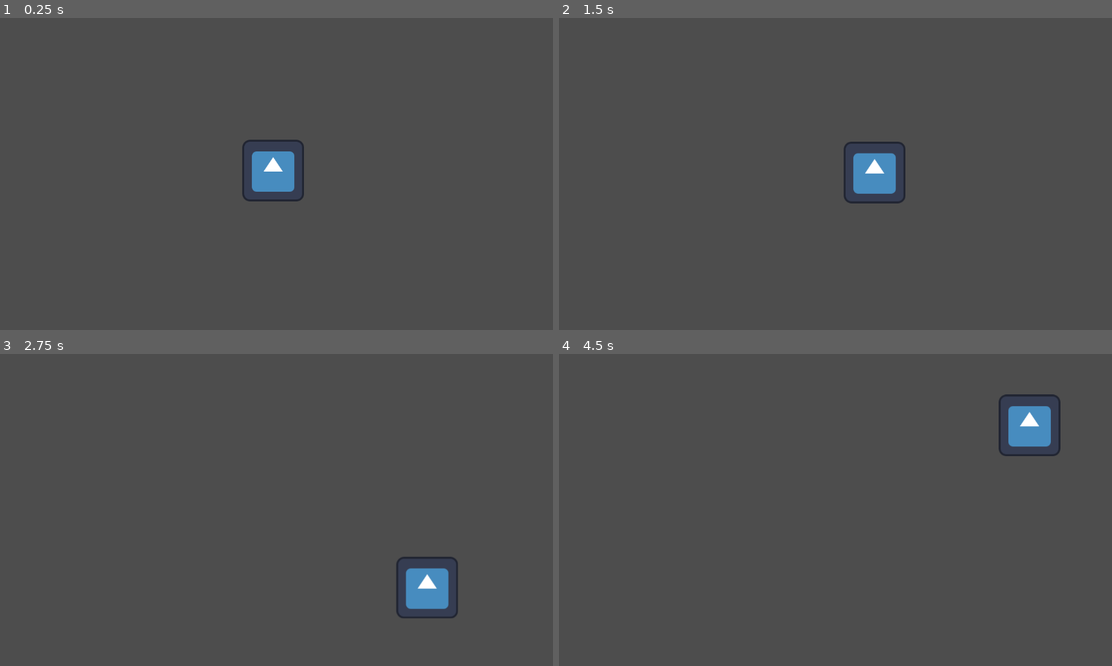
Above: before the commit, frames 1-4 (two rows, left to right).
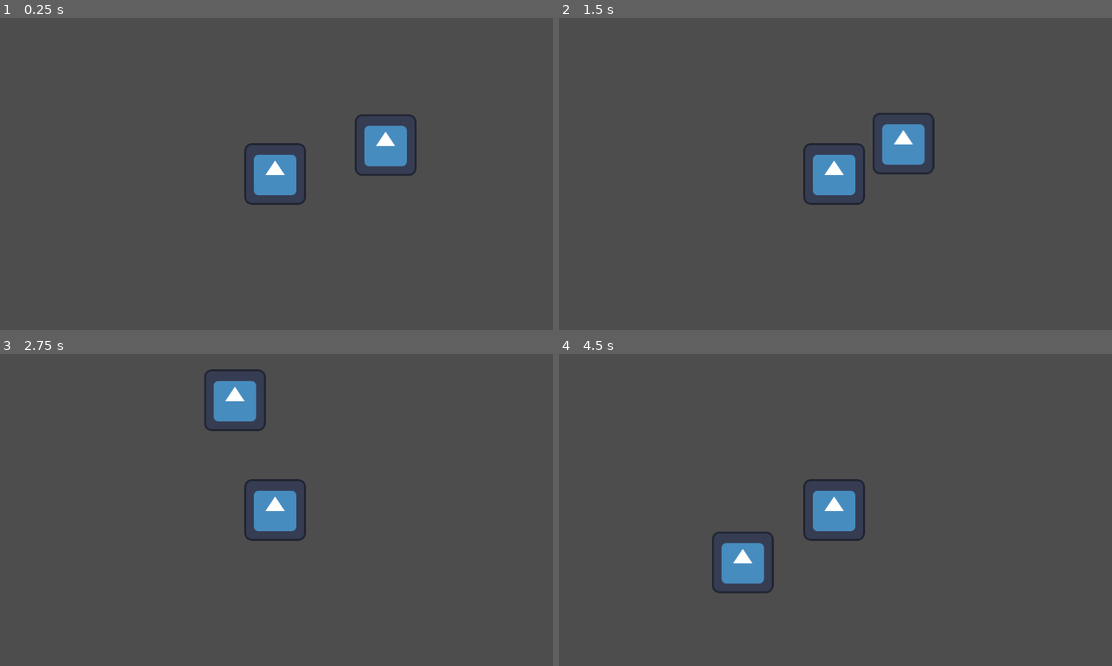
Above: after the commit, the same moments.

Repository: FinalExa/boots
Game: Godot game, scene res://Scenes/test_scene.tscn
Same seed, same stepped clock (60 frames per second), same inputs: the game is played once before the commit and once after it. The engine's default icon, where the game draws it, is replaced by a stand-in: a white triangle on a blue panel in a dark square.
Inputs:
- Up to frame 1 (0.25 s): no input
- Up to frame 2 (1.5 s): tap Enter at 0.5 s; hold D (right) 0.53-1.28 s; hold S (down) from 1.28 s (still down)
- Up to frame 3 (2.75 s): release S (down) at 2.03 s; hold D (right) from 2.03 s (still down)
- Up to frame 4 (4.5 s): release D (right) at 2.78 s; hold W (up) 2.78-3.53 s; hold A (left) from 3.53 s (still down)

The runs differ from the first frame. In frame 1, 2.1% of the frame differs, in the area x 43-76%, y 30-60%; in frame 2, 3.3%; in frame 3, 3.8%; in frame 4, 3.9%, in the area x 27-91%, y 12-77%.

Commit message:
Scripts updated

Diff:
--- /dev/null
+++ b/Player/Scripts/PlayerInputs.gd
@@ -0,0 +1,10 @@
+class_name PlayerInputs
+extends Node
+
+var inputDirection: Vector2
+
+func _process(delta):
+	GetInput()
+
+func GetInput():
+	inputDirection = Input.get_vector("left", "right", "up", "down")
--- a/Player/PlayerMovement.gd
+++ b/Player/Scripts/PlayerMovement.gd
@@ -1,23 +1,23 @@
-extends CharacterBody2D
+class_name PlayerMovements
+extends Node
 
-@export var accelerationPerSecond = 20
-@export var decelerationPerSecond = 10
-@export var rotationSpeedPerSecond = 0.5
-var currentSpeed
-@export var maxSpeed = 2000
-var currentDirection = Vector2(0,0)
-var inputDirection
-var xValue
-var yValue
+@export var playerBody: CharacterBody2D
+@export var playerInputs: PlayerInputs
+
+@export var accelerationPerSecond: float
+@export var decelerationPerSecond: float
+@export var rotationSpeedPerSecond: float
+@export var maxSpeed: float
+var currentSpeed: float
+var currentDirection: Vector2
+var xValue: float
+var yValue: float
 
 func _ready():
 	currentSpeed = 0
 
-func get_input():
-	inputDirection = Input.get_vector("left", "right", "up", "down")
-
 func set_current_speed(delta):
-	if (inputDirection == Vector2.ZERO):
+	if (playerInputs.inputDirection == Vector2.ZERO):
 		currentSpeed-=decelerationPerSecond*delta
 		if (currentSpeed == 0):
 			currentDirection = Vector2.ZERO
@@ -25,42 +25,41 @@
 		currentSpeed+=accelerationPerSecond*delta
 		set_direction(delta)
 	currentSpeed = clamp(currentSpeed, 0, maxSpeed)
-	velocity = currentDirection * currentSpeed
+	playerBody.velocity = currentDirection * currentSpeed
 
 func set_direction(delta):
 	if (currentDirection == Vector2.ZERO):
-		currentDirection=inputDirection
+		currentDirection = playerInputs.inputDirection
 	else:
 		calculate_rotation_direction()
 		set_new_direction(delta)
 
 func set_new_direction(delta):
-	var minXValue
-	var maxXValue
+	var minXValue: float
+	var maxXValue: float
 	if (xValue == -1):
-		minXValue = inputDirection.x
+		minXValue = playerInputs.inputDirection.x
 		maxXValue = 1
 	else:
 		minXValue = -1
-		maxXValue = inputDirection.x
+		maxXValue = playerInputs.inputDirection.x
 	currentDirection.x = clamp(currentDirection.x+(xValue*rotationSpeedPerSecond*delta), minXValue, maxXValue)
 	var minYValue
 	var maxYValue
 	if (yValue == -1):
-		minYValue = inputDirection.y
+		minYValue = playerInputs.inputDirection.y
 		maxYValue = 1
 	else:
 		minYValue = -1
-		maxYValue = inputDirection.y
+		maxYValue = playerInputs.inputDirection.y
 	currentDirection.y = clamp(currentDirection.y+(yValue*rotationSpeedPerSecond*delta), minYValue, maxYValue)
 
 func calculate_rotation_direction():
-	if (currentDirection.x>inputDirection.x): xValue = -1
+	if (currentDirection.x > playerInputs.inputDirection.x): xValue = -1
 	else: xValue = 1
-	if (currentDirection.y>inputDirection.y): yValue = -1
+	if (currentDirection.y > playerInputs.inputDirection.y): yValue = -1
 	else: yValue = 1
 
 func _physics_process(delta):
-	get_input()
 	set_current_speed(delta)
-	move_and_slide()
+	playerBody.move_and_slide()
--- a/Player/player_character.tscn
+++ b/Player/player_character.tscn
@@ -1,18 +1,29 @@
-[gd_scene load_steps=4 format=3 uid="uid://drqsgja5qy8np"]
+[gd_scene load_steps=5 format=3 uid="uid://dqg13lpbwrv7"]
 
-[ext_resource type="Script" path="res://Player/PlayerMovement.gd" id="1_h2t1a"]
+[ext_resource type="Script" path="res://Player/Scripts/PlayerMovement.gd" id="1_n46fh"]
 [ext_resource type="Texture2D" uid="uid://cxvqtv8ktdus2" path="res://icon.svg" id="2_11hb6"]
+[ext_resource type="Script" path="res://Player/Scripts/PlayerInputs.gd" id="3_fxyqo"]
 
 [sub_resource type="CircleShape2D" id="CircleShape2D_upbqd"]
 
 [node name="PlayerCharacter" type="CharacterBody2D"]
-script = ExtResource("1_h2t1a")
-accelerationPerSecond = 160
-decelerationPerSecond = 120
-maxSpeed = 1000
 
 [node name="Icon" type="Sprite2D" parent="."]
 texture = ExtResource("2_11hb6")
 
 [node name="CollisionShape2D" type="CollisionShape2D" parent="."]
 shape = SubResource("CircleShape2D_upbqd")
+
+[node name="Camera2D" type="Camera2D" parent="."]
+
+[node name="PlayerInputs" type="Node" parent="."]
+script = ExtResource("3_fxyqo")
+
+[node name="PlayerMovement" type="Node" parent="." node_paths=PackedStringArray("playerBody", "playerInputs")]
+script = ExtResource("1_n46fh")
+playerBody = NodePath("..")
+playerInputs = NodePath("../PlayerInputs")
+accelerationPerSecond = 200.0
+decelerationPerSecond = 250.0
+rotationSpeedPerSecond = 1.0
+maxSpeed = 1000.0
--- a/Scenes/test_scene.tscn
+++ b/Scenes/test_scene.tscn
@@ -1,11 +1,13 @@
-[gd_scene load_steps=2 format=3 uid="uid://de61jcfn57wpc"]
+[gd_scene load_steps=3 format=3 uid="uid://de61jcfn57wpc"]
 
-[ext_resource type="PackedScene" uid="uid://drqsgja5qy8np" path="res://Player/player_character.tscn" id="1_ch2k2"]
+[ext_resource type="PackedScene" uid="uid://dqg13lpbwrv7" path="res://Player/player_character.tscn" id="1_ch2k2"]
+[ext_resource type="Texture2D" uid="uid://cxvqtv8ktdus2" path="res://icon.svg" id="2_4dh84"]
 
 [node name="TestScene" type="Node2D"]
 
 [node name="PlayerCharacter" parent="." instance=ExtResource("1_ch2k2")]
 position = Vector2(572, 317)
-accelerationPerSecond = 200
-decelerationPerSecond = 250
-rotationSpeedPerSecond = 1.0
+
+[node name="Icon" type="Sprite2D" parent="."]
+position = Vector2(801, 257)
+texture = ExtResource("2_4dh84")
